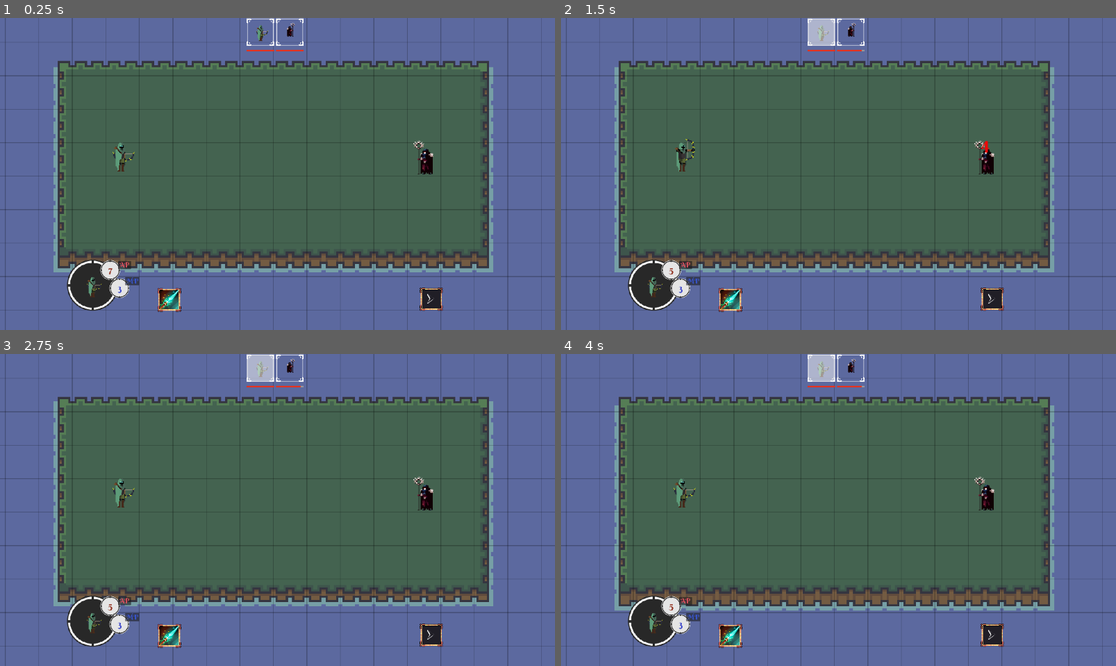
Above: before the commit, frames 1-4 (two rows, left to right).
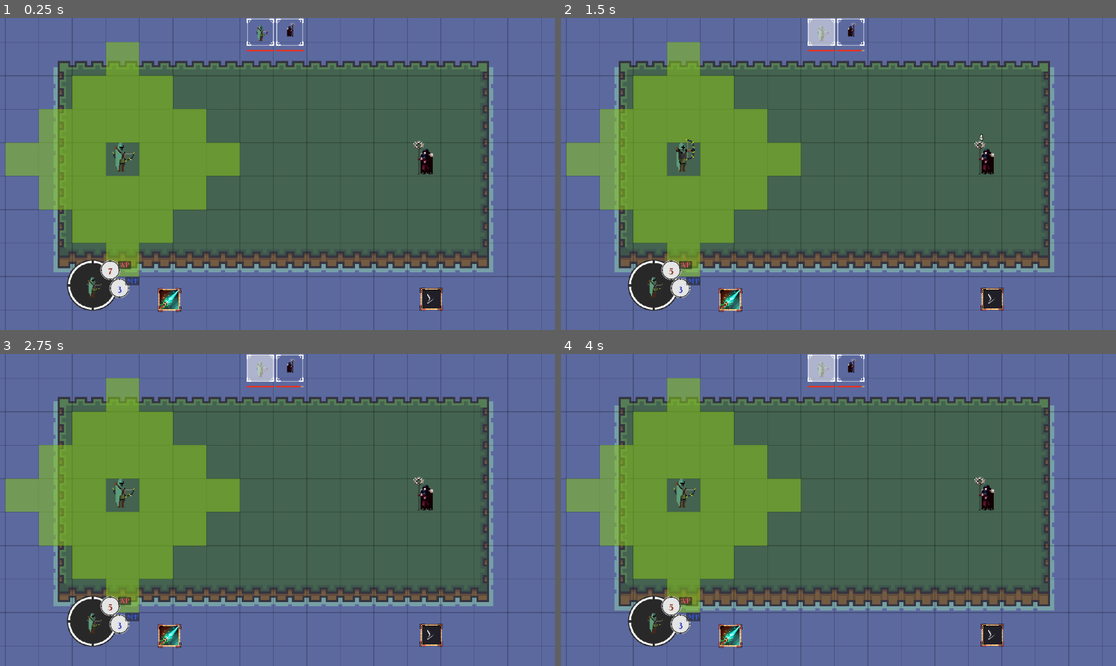
Above: after the commit, the same moments.

Repository: Xeronax/laughing-arrow
Game: Godot game, scene res://Main.tscn
Same seed, same stepped clock (60 frames per second), same inputs: the game is played once before the commit and once after it.
Inputs (mouse positions are in pixels of both pictures, inside the frame that each line leads up to):
- Up to frame 1 (0.25 s): no input
- Up to frame 2 (1.5 s): click (733, 298) at 0.5 s; click (821, 33) at 1.27 s
- Up to frame 3 (2.75 s): click (260, 369) at 2.02 s
- Up to frame 4 (4 s): tap Enter at 3.5 s

The runs differ from the first frame. In frame 1, 15% of the frame differs, in the area x 1-44%, y 7-83%; in frame 2, 15%, in the area x 1-78%, y 7-83%; in frame 3, 15%; in frame 4, 15%.

Commit message:
movement range highlighting

Diff:
--- a/Main.tscn
+++ b/Main.tscn
@@ -10,6 +10,177 @@
 [ext_resource type="PackedScene" uid="uid://c7c2xwv0ldlh2" path="res://characters/player/Player.tscn" id="5_vb872"]
 [ext_resource type="PackedScene" uid="uid://cuk33b723yb5n" path="res://characters/necromancer/Necromancer.tscn" id="6_yln2q"]
 [ext_resource type="PackedScene" uid="uid://yb10bhp06gq0" path="res://ui/turn_order/TurnList.tscn" id="7_50md7"]
+[ext_resource type="Texture2D" uid="uid://ch3ci1hsicfgu" path="res://PixelWoods/Terrain(main)/terrain tiles.png" id="8_7k2ly"]
+
+[sub_resource type="TileSetAtlasSource" id="TileSetAtlasSource_qjqdp"]
+texture = ExtResource("8_7k2ly")
+1:0/0 = 0
+2:0/0 = 0
+3:0/0 = 0
+1:1/0 = 0
+2:1/0 = 0
+3:1/0 = 0
+4:1/0 = 0
+5:1/0 = 0
+5:1/0/modulate = Color(1, 1, 1, 0.54902)
+6:1/0 = 0
+6:1/0/modulate = Color(1, 1, 1, 0.431373)
+10:1/0 = 0
+11:1/0 = 0
+12:1/0 = 0
+13:1/0 = 0
+14:1/0 = 0
+15:1/0 = 0
+16:1/0 = 0
+17:1/0 = 0
+18:1/0 = 0
+19:1/0 = 0
+1:2/0 = 0
+2:2/0 = 0
+3:2/0 = 0
+4:2/0 = 0
+5:2/0 = 0
+7:2/0 = 0
+8:2/0 = 0
+10:2/0 = 0
+11:2/0 = 0
+12:2/0 = 0
+13:2/0 = 0
+14:2/0 = 0
+15:2/0 = 0
+17:2/0 = 0
+18:2/0 = 0
+19:2/0 = 0
+2:3/0 = 0
+3:3/0 = 0
+4:3/0 = 0
+5:3/0 = 0
+7:3/0 = 0
+8:3/0 = 0
+10:3/0 = 0
+11:3/0 = 0
+12:3/0 = 0
+13:3/0 = 0
+14:3/0 = 0
+15:3/0 = 0
+16:3/0 = 0
+17:3/0 = 0
+18:3/0 = 0
+19:3/0 = 0
+2:4/0 = 0
+3:4/0 = 0
+4:4/0 = 0
+5:4/0 = 0
+7:4/0 = 0
+8:4/0 = 0
+10:4/0 = 0
+11:4/0 = 0
+13:4/0 = 0
+14:4/0 = 0
+15:4/0 = 0
+10:5/0 = 0
+11:5/0 = 0
+13:5/0 = 0
+14:5/0 = 0
+15:5/0 = 0
+1:6/0 = 0
+2:6/0 = 0
+3:6/0 = 0
+13:6/0 = 0
+14:6/0 = 0
+15:6/0 = 0
+16:6/0 = 0
+17:6/0 = 0
+1:7/0 = 0
+2:7/0 = 0
+2:7/0/modulate = Color(1, 1, 1, 0.54902)
+3:7/0 = 0
+4:7/0 = 0
+5:7/0 = 0
+6:7/0 = 0
+1:8/0 = 0
+2:8/0 = 0
+3:8/0 = 0
+4:8/0 = 0
+5:8/0 = 0
+7:8/0 = 0
+8:8/0 = 0
+10:8/0 = 0
+11:8/0 = 0
+12:8/0 = 0
+13:8/0 = 0
+14:8/0 = 0
+15:8/0 = 0
+16:8/0 = 0
+17:8/0 = 0
+18:8/0 = 0
+19:8/0 = 0
+2:9/0 = 0
+3:9/0 = 0
+4:9/0 = 0
+5:9/0 = 0
+7:9/0 = 0
+8:9/0 = 0
+10:9/0 = 0
+11:9/0 = 0
+12:9/0 = 0
+13:9/0 = 0
+14:9/0 = 0
+15:9/0 = 0
+17:9/0 = 0
+18:9/0 = 0
+19:9/0 = 0
+2:10/0 = 0
+3:10/0 = 0
+4:10/0 = 0
+5:10/0 = 0
+7:10/0 = 0
+8:10/0 = 0
+10:10/0 = 0
+11:10/0 = 0
+12:10/0 = 0
+13:10/0 = 0
+14:10/0 = 0
+15:10/0 = 0
+16:10/0 = 0
+17:10/0 = 0
+18:10/0 = 0
+19:10/0 = 0
+10:11/0 = 0
+11:11/0 = 0
+12:11/0 = 0
+13:11/0 = 0
+14:11/0 = 0
+16:11/0 = 0
+17:11/0 = 0
+2:12/0 = 0
+3:12/0 = 0
+4:12/0 = 0
+5:12/0 = 0
+6:12/0 = 0
+10:12/0 = 0
+12:12/0 = 0
+13:12/0 = 0
+14:12/0 = 0
+16:12/0 = 0
+17:12/0 = 0
+2:13/0 = 0
+4:13/0 = 0
+5:13/0 = 0
+6:13/0 = 0
+10:13/0 = 0
+11:13/0 = 0
+12:13/0 = 0
+13:13/0 = 0
+14:13/0 = 0
+16:13/0 = 0
+17:13/0 = 0
+2:14/0 = 0
+3:14/0 = 0
+4:14/0 = 0
+
+[sub_resource type="TileSet" id="TileSet_wjjuk"]
+sources/0 = SubResource("TileSetAtlasSource_qjqdp")
 
 [sub_resource type="TileSetAtlasSource" id="TileSetAtlasSource_0tdrj"]
 texture = ExtResource("3_4xohx")
@@ -245,6 +416,10 @@
 [node name="LayerHolder" type="Node2D" parent="."]
 script = ExtResource("2_q6s3v")
 
+[node name="Highlights" type="TileMapLayer" parent="LayerHolder"]
+position = Vector2(0, 16)
+tile_set = SubResource("TileSet_wjjuk")
+
 [node name="Ground" type="TileMapLayer" parent="LayerHolder"]
 z_index = -1
 tile_map_data = PackedByteArray("AAACAAIAAAABAAUAAAADAAIAAAACAAUAAAAEAAIAAAACAAUAAAAFAAIAAAACAAUAAAAGAAIAAAACAAUAAAAHAA …(4080 unchanged characters)…
--- a/characters/battle_character.gd
+++ b/characters/battle_character.gd
@@ -6,7 +6,7 @@
 @onready var ai_component: AIComponent = $AIController
 @export var player_team: bool = false
 @export var target: BattleCharacter
-@export var grid_position: Vector2
+@export var grid_position: Vector2i
 @export var hitbox: CollisionShape2D
 
 signal turn_starting
@@ -17,7 +17,6 @@
 var reversed: bool = false
 var casting: bool = false
 var damage_node: PackedScene = preload("res://ui/damage_popups/DamagePopup.tscn")
-
 
 # Called when the node enters the scene tree for the first time.
 func _ready() -> void:
@@ -32,20 +31,22 @@
 	if(ai_component):
 		print("Starting ai behavior")
 		ai_component.turn_behavior()
+	else:
+		_highlight_movement_range()
 
 func end_turn() -> void:
 	is_turn = false
+	Global.highlight_map.clear()
 	turn_ending.emit()
 
 func take_damage(damage_event: DamageEvent) -> void:
-	stats.hp -= damage_event.final_damage
-	stats.hp_changed.emit()
+	stats.set_hp(stats.hp - damage_event.final_damage)
+	sprite_component.Sprite.play("get_hit")
 	_create_damage_popup(damage_event.final_damage)
-	print(self, " took ", damage_event.final_damage, " damage.")
 
 func _reset_resources():
-	stats.ap = stats.max_ap
-	stats.mp = stats.max_mp
+	stats.set_ap(stats.max_ap)
+	stats.set_mp(stats.max_mp)
 
 func _create_damage_popup(damage: int) -> void:
 	var damage_popup: Control = damage_node.instantiate()
@@ -62,3 +63,28 @@
 	damage_popup.position = loc
 	label.text = str(damage)
 	animation.play("popup")
+
+func _highlight_movement_range() -> void:
+	if stats.mp <= 0:
+		return
+	var movement_range: int = stats.mp
+	var cells_to_highlight: Array[Vector2i] = []
+	var highlight_map: TileMapLayer = Global.highlight_map
+
+	for dist in range(1, movement_range):
+		var up: Vector2i = grid_position + Vector2i(0, -dist)
+		var down: Vector2i = grid_position + Vector2i(0, dist)
+		var left: Vector2i = grid_position + Vector2i(-dist, 0)
+		var right: Vector2i = grid_position + Vector2i(dist, 0)
+		for direction in [up, down, left, right]:
+			cells_to_highlight.append_array(
+				highlight_map.get_surrounding_cells(direction).filter(func (cell):
+					if cells_to_highlight.has(cell):
+						return false
+					if cell == grid_position:
+						return false
+					return true
+					)
+				)
+	for cell in cells_to_highlight:
+		Global.highlight_cell(cell, Global.GREEN_HIGHLIGHT)
--- a/global.gd
+++ b/global.gd
@@ -1,10 +1,13 @@
 extends Node
 
 const OFFSET: Vector2 = Vector2(0, -7)
+const GREEN_HIGHLIGHT: Vector2i = Vector2i(5, 1)
+const ORANGE_HIGHLIGHT: Vector2i = Vector2i(2, 7)
 
 var current_scene = null
 var camera: Camera2D = null
 var map: TileMapLayer = null
+var highlight_map: TileMapLayer = null
 var ui: CanvasLayer = null
 
 
@@ -15,6 +18,7 @@
 	camera = current_scene.camera
 	map = current_scene.map
 	ui = current_scene.ui
+	highlight_map = current_scene.highlight_map
 
 	teleport_character(current_scene.player, 4, 4)
 	teleport_character(current_scene.dummy, 13, 4)
@@ -25,8 +29,12 @@
 	return current_scene.to_global(map.map_to_local(cell))
 
 func teleport_character(character: BattleCharacter, x: int, y: int) -> void:
-	character.position = grid_to_global_position(Vector2(x, y)) + OFFSET
+	character.global_position = grid_to_global_position(Vector2(x, y)) + OFFSET
 	character.grid_position = Vector2(x, y)
 
 func grid_to_ui(cell: Vector2) -> Vector2:
 	return (grid_to_global_position(cell) - camera.global_position) * camera.zoom + current_scene.get_viewport_rect().size / 2
+
+func highlight_cell(position: Vector2i, color: Vector2i) -> void:
+	print("Highlighting ", position)
+	highlight_map.set_cell(position, 0, color)
--- /dev/null
+++ b/highlight.gdshader
@@ -0,0 +1,27 @@
+shader_type canvas_item;
+
+
+uniform vec2 highlight_position = vec2(0.0, 0.0);
+uniform float highlight_radius = 8.0; // The radius of the highlight in tiles.
+uniform vec4 highlight_color: source_color = vec4(1.0, 0.5, 0.5, 0.5); // Highlight color.
+
+void fragment() {
+    // Calculate the world position of the current pixel.
+    vec2 world_position = (FRAGCOORD.xy / SCREEN_PIXEL_SIZE);
+
+    // Calculate the tile coordinate of the fragment.
+    vec2 tile_position = floor(world_position / vec2(16.0, 16.0)); // Assuming tile size is 16x16.
+
+    // Calculate the distance from the highlight center.
+    float dist = distance(tile_position, highlight_position);
+
+    // If the distance is within the highlight radius, apply the highlight color.
+    if (dist < highlight_radius) {
+        vec4 current_color = texture(TEXTURE, UV);
+        vec4 blend_color = highlight_color * (1.0 - dist / highlight_radius);
+        COLOR = mix(current_color, blend_color, 0.5);
+    } else {
+        // Otherwise, keep the original color.
+        COLOR = texture(TEXTURE, UV);
+    }
+}
--- a/main.gd
+++ b/main.gd
@@ -6,3 +6,4 @@
 @onready var battle_manager: Node2D = $BattleManager
 @onready var ui: CanvasLayer = $UI
 @onready var camera: Camera2D = $Camera2D
+@onready var highlight_map: TileMapLayer = $LayerHolder/Highlights
--- a/spells/death_lance/death_lance.gd
+++ b/spells/death_lance/death_lance.gd
@@ -31,14 +31,3 @@
 	print("Cleaning")
 	caster.casting = false
 	sprite_component.animation_player.play("idle")
-
-
-#func _cleanup_spell_effect() -> void:
-	#print("Cleaning up animation")
-	#lance.animation_changed.disconnect(_animation_deal_damage)
-	#lance.queue_free()
-	#target.sprite_component.animate()
-	#sprite_component.Sprite.frame_changed.disconnect(_attack)
-	#character.ai_component.move_ready.emit()
-	#lance = null
-#
--- a/ui/character_frame/character_frame.gd
+++ b/ui/character_frame/character_frame.gd
@@ -6,27 +6,23 @@
 
 @export var target: BattleCharacter
 
-func set_ap(ap: int) -> void:
-	ap_label.text = str(ap)
-
-func set_mp(mp: int) -> void:
-	mp_label.text = str(mp)
+func _update() -> void:
+	ap_label.text = str(target.stats.ap)
+	mp_label.text = str(target.stats.mp)
 
 # Called when the node enters the scene tree for the first time.
 func _ready() -> void:
 	await(target.ready)
 	switch_target(target)
-	pass # Replace with function body.
 
 func switch_target(character: BattleCharacter) -> void:
 	if target:
-		if(target.stats.ap_changed.is_connected(set_ap)):
-			target.stats.ap_changed.disconnect(set_ap)
-		if(target.stats.mp_changed.is_connected(set_mp)):
-			target.stats.mp_changed.disconnect(set_mp)
+		if(target.stats.ap_changed.is_connected(_update)):
+			target.stats.ap_changed.disconnect(_update)
+		if(target.stats.mp_changed.is_connected(_update)):
+			target.stats.mp_changed.disconnect(_update)
 	target = character
 	portrait.texture = target.sprite_component.portrait
-	ap_label.text = str(target.stats.ap)
-	mp_label.text = str(target.stats.mp)
-	target.stats.ap_changed.connect(set_ap)
-	target.stats.mp_changed.connect(set_mp)
+	_update()
+	target.stats.ap_changed.connect(_update)
+	target.stats.mp_changed.connect(_update)
--- a/ui/damage_popups/DamagePopup.tscn
+++ b/ui/damage_popups/DamagePopup.tscn
@@ -1,11 +1,12 @@
-[gd_scene load_steps=5 format=3 uid="uid://7phr4v6qjxta"]
+[gd_scene load_steps=6 format=3 uid="uid://7phr4v6qjxta"]
 
-[ext_resource type="FontFile" uid="uid://c66f6mfqcyten" path="res://art/BerkshireSwash-Regular.ttf" id="1_w3ujy"]
+[ext_resource type="FontFile" uid="uid://uy6e42ny2gqe" path="res://art/BebasNeue-Regular.ttf" id="1_mgt78"]
 
 [sub_resource type="LabelSettings" id="LabelSettings_pprgn"]
-font = ExtResource("1_w3ujy")
+font = ExtResource("1_mgt78")
 font_size = 32
-font_color = Color(0.94902, 0.0235294, 0.0235294, 1)
+outline_size = 7
+outline_color = Color(0, 0, 0, 1)
 
 [sub_resource type="Animation" id="Animation_jkykw"]
 resource_name = "popup"
@@ -20,7 +21,7 @@
 "times": PackedFloat32Array(0, 0.1, 0.2),
 "transitions": PackedFloat32Array(1, 1, 1),
 "update": 0,
-"values": [Vector2(1, 1), Vector2(1.5, 1.5), Vector2(1, 1)]
+"values": [Vector2(0.35, 0.35), Vector2(1.5, 1.5), Vector2(1, 1)]
 }
 tracks/1/type = "value"
 tracks/1/imported = false
@@ -48,9 +49,37 @@
 "method": &"queue_free"
 }]
 }
+tracks/3/type = "value"
+tracks/3/imported = false
+tracks/3/enabled = true
+tracks/3/path = NodePath("Label:label_settings:font_color")
+tracks/3/interp = 1
+tracks/3/loop_wrap = true
+tracks/3/keys = {
+"times": PackedFloat32Array(0, 0.5),
+"transitions": PackedFloat32Array(1, 1),
+"update": 0,
+"values": [Color(1, 1, 1, 1), Color(0.73889, 0.32529, 0.10369, 1)]
+}
+
+[sub_resource type="Animation" id="Animation_fnfjt"]
+length = 0.001
+tracks/0/type = "value"
+tracks/0/imported = false
+tracks/0/enabled = true
+tracks/0/path = NodePath("Label:label_settings:font_color")
+tracks/0/interp = 1
+tracks/0/loop_wrap = true
+tracks/0/keys = {
+"times": PackedFloat32Array(0),
+"transitions": PackedFloat32Array(1),
+"update": 0,
+"values": [Color(1, 1, 1, 1)]
+}
 
 [sub_resource type="AnimationLibrary" id="AnimationLibrary_ugcaq"]
 _data = {
+"RESET": SubResource("Animation_fnfjt"),
 "popup": SubResource("Animation_jkykw")
 }
 
@@ -74,7 +103,10 @@
 offset_bottom = 60.0
 grow_horizontal = 2
 grow_vertical = 2
+scale = Vector2(0.35, 0.35)
 size_flags_horizontal = 4
+theme_override_colors/font_color = Color(0.99558, 0.99558, 0.99558, 1)
+theme_override_colors/font_outline_color = Color(0, 0, 0, 1)
 text = "50"
 label_settings = SubResource("LabelSettings_pprgn")
 horizontal_alignment = 1
--- a/ui/turn_order/end_turn_button.gd
+++ b/ui/turn_order/end_turn_button.gd
@@ -5,14 +5,9 @@
 
 # Called when the node enters the scene tree for the first time.
 func _ready() -> void:
-	button.pressed.connect(_end_turn)
+	button.pressed.connect(target.end_turn)
 	target.turn_starting.connect(_enable)
 	pass # Replace with function body.
-
-func _end_turn() -> void:
-	target.turn_ending.emit()
-	target.is_turn = false
-	button.set_disabled(true)
 
 func _enable() -> void:
 	button.set_disabled(false)
--- a/utils/components/spell_component.gd
+++ b/utils/components/spell_component.gd
@@ -30,10 +30,8 @@
 	if caster.stats.ap < ap_cost:
 		print("Not enough ap to cast ", spell_name)
 		return false
-	caster.stats.ap -= ap_cost
-	caster.stats.ap_changed.emit(caster.stats.ap)
+	caster.stats.set_ap(caster.stats.ap - ap_cost)
 	return true
 
 func deal_damage() -> void:
 	target.take_damage(DamageEvent.new(self, damage_calc))
-	target.sprite_component.Sprite.play("get_hit")
--- a/utils/components/stat_component.gd
+++ b/utils/components/stat_component.gd
@@ -14,13 +14,20 @@
 signal ap_changed
 signal mp_changed
 
+func set_ap(val: int) -> void:
+	if(ap == val):
+		return
+	ap = val
+	ap_changed.emit()
 
-# Called when the node enters the scene tree for the first time.
-func _ready() -> void:
+func set_mp(val: int) -> void:
+	if(mp == val):
+		return
+	mp = val
+	mp_changed.emit()
+
+func set_hp(val: int) -> void:
+	if(hp == val):
+		return
+	hp = val
 	hp_changed.emit()
-	pass # Replace with function body.
-
-
-# Called every frame. 'delta' is the elapsed time since the previous frame.
-func _process(_delta: float) -> void:
-	pass
Not shown: 1 places in Main.tscn that only renumber resources
Binary file added: PixelWoods/Bridge/Bridge.png
Not shown, added: PixelWoods/Bridge/Bridge.png.import
Binary file added: PixelWoods/Decorations(main)/Decorations.png
Not shown, added: PixelWoods/Decorations(main)/Decorations.png.import
Binary file added: PixelWoods/Seasons/autumn/decorations.png
Not shown, added: PixelWoods/Seasons/autumn/decorations.png.import
Binary file added: PixelWoods/Seasons/autumn/terrain1.png
Not shown, added: PixelWoods/Seasons/autumn/terrain1.png.import
Binary file added: PixelWoods/Seasons/spring/Decorations1.png
Not shown, added: PixelWoods/Seasons/spring/Decorations1.png.import
Binary file added: PixelWoods/Seasons/spring/terrain tiles.png
(and 13 more such lines)
